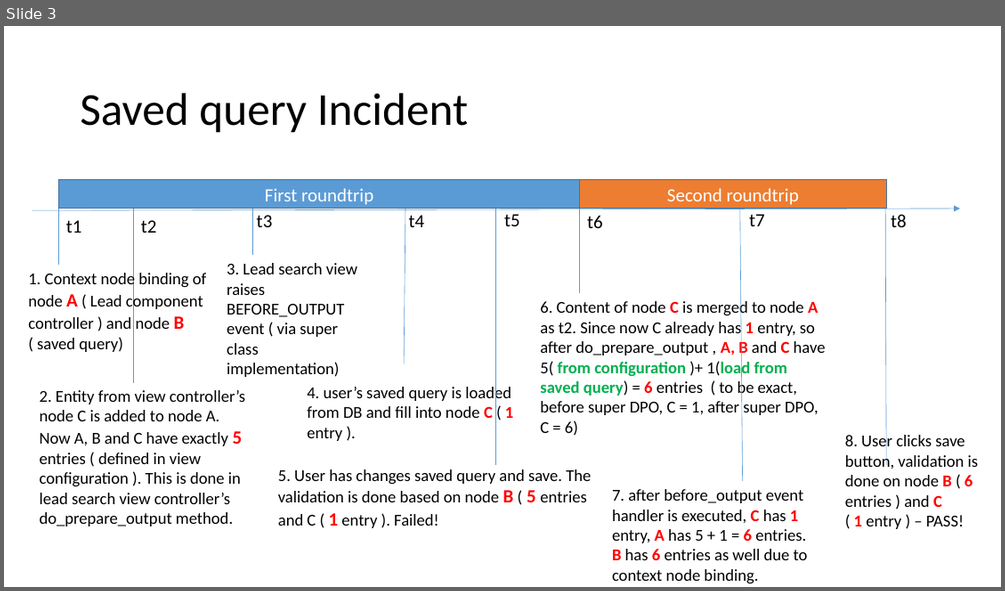
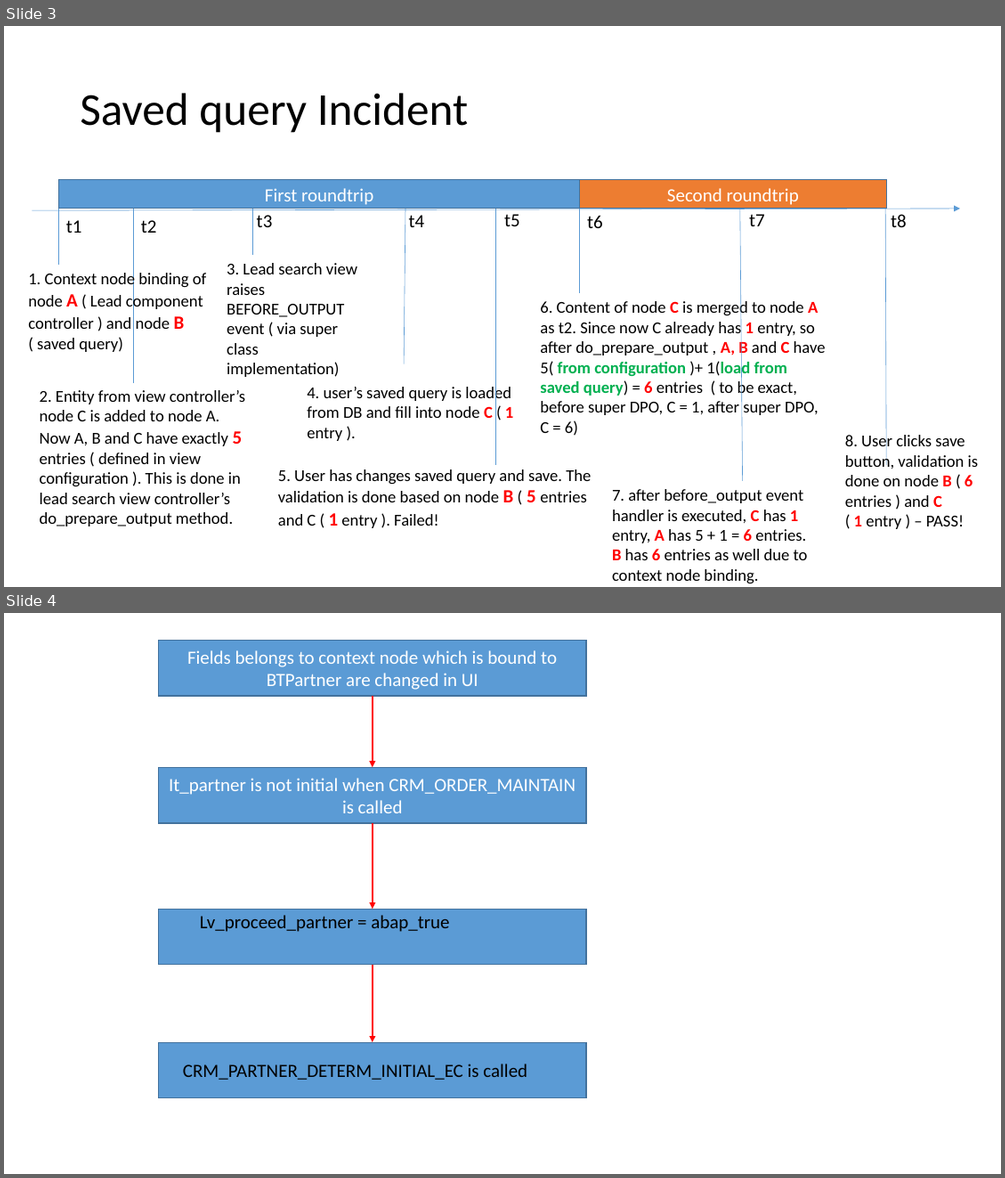
Before and after one commit to mxpang/jerryslide, a slide deck: Jerry.pptx. Shown one above the other, each under a label of ours: slide 3 before the commit, slides 3 and 4 after it. The pictures are 1005x591 and 1005x1178 pixels, drawn with LibreOffice and Linux fonts; fonts in the diff are those of the drawing. Boxes give left, top, right and bottom in pixels: in the first picture for what was removed or moved away, otherwise in the second. Text is boxed around its words. In the diff, an @@ line names an element or a change of style, - is before the commit and + after.

Commit message:
add slide for partner determination and js inherit

```diff
--- a/Jerry.pptx
+++ b/Jerry.pptx
@@ slide 4 added at (4,613,1001,1174), background #FFFFFF @@
@@ rectangle added at (159,640,587,696), fill #5B9BD5, outline #43739E 1 pt, 18 pt, text #FFFFFF @@
+Fields belongs to context node which is bound to BTPartner are changed in UI
@@ arrow added from (372, 696) to (372, 767), #FF0000 2 pt @@
@@ rectangle added at (159,767,587,823), fill #5B9BD5, outline #43739E 1 pt, 18 pt, text #FFFFFF @@
+It_partner is not initial when CRM_ORDER_MAINTAIN is called
@@ arrow added from (372, 823) to (372, 908), #FF0000 2 pt @@
@@ rectangle added at (159,908,587,965), fill #5B9BD5, outline #43739E 1 pt @@
@@ text added at (200,915,449,932), 18 pt, text #000000 @@
+Lv_proceed_partner = abap_true
@@ arrow added from (372, 965) to (372, 1042), #FF0000 2 pt @@
@@ rectangle added at (159,1042,587,1098), fill #5B9BD5, outline #43739E 1 pt @@
@@ text added at (183,1063,527,1079), 18 pt, text #000000 @@
+CRM_PARTNER_DETERM_INITIAL_EC is called
```
Also in this commit, not shown: 1 other file.
